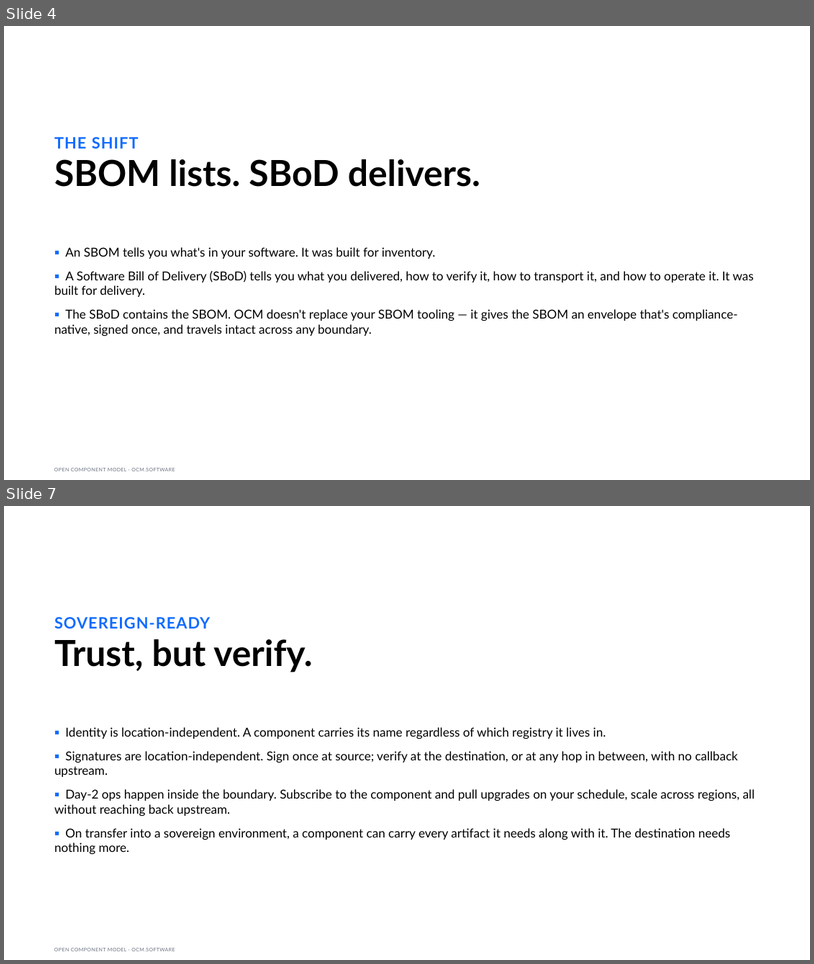
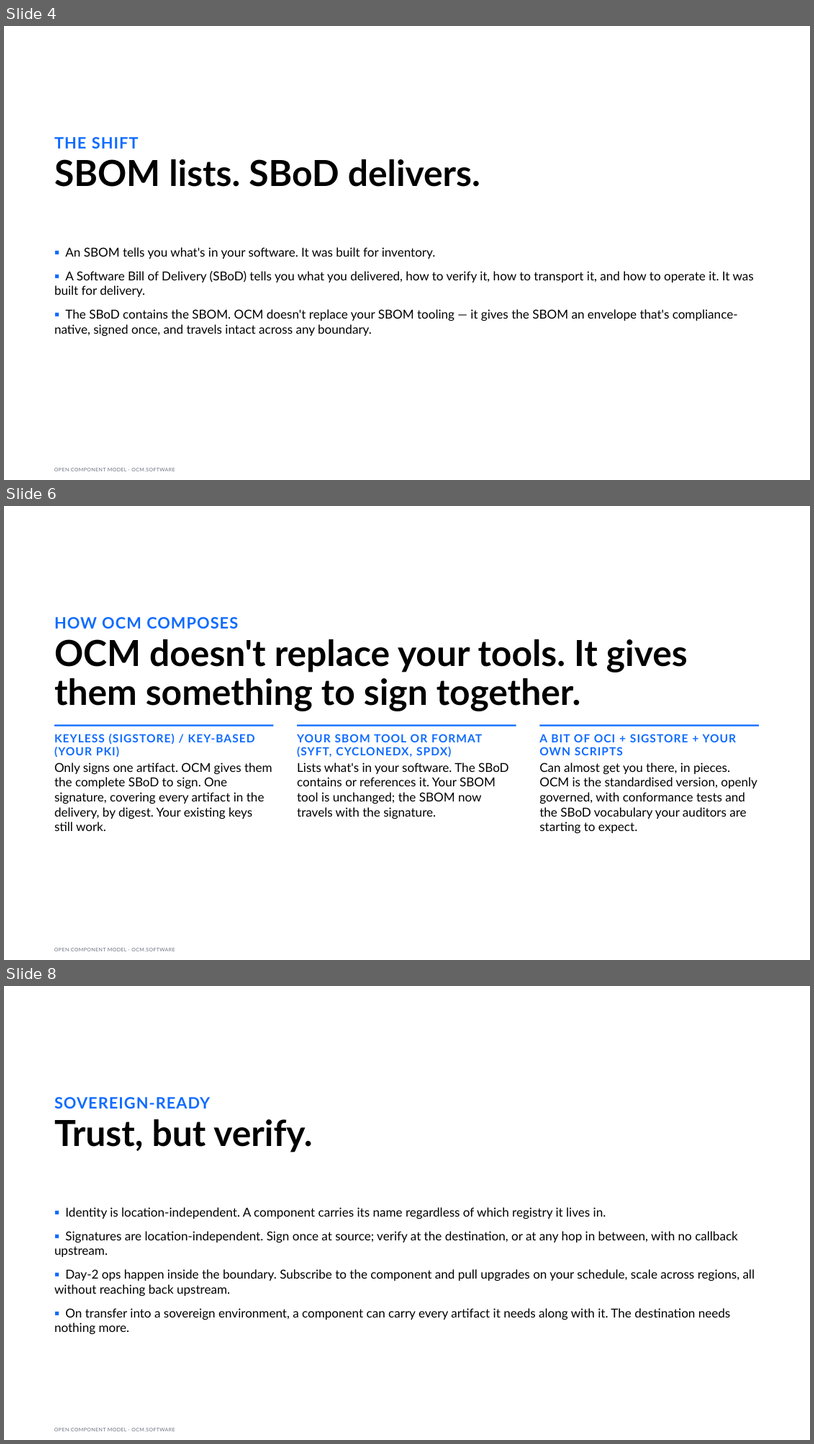
Before and after one commit to morri-son/open-component-model, a slide deck: docs/community/marketing/decks/exec-phase1/OCM-Sovereign-Delivery-Exec.pptx. Shown one above the other, each under a label of ours: slides 4 and 7 before the commit, slides 4, 6 and 8 after it; the slides between them are not shown. The pictures are 814x964 and 814x1444 pixels, drawn with LibreOffice and Linux fonts; fonts in the diff are those of the drawing. Boxes give left, top, right and bottom in pixels: in the first picture for what was removed or moved away, otherwise in the second. Text is boxed around its words. In the diff, an @@ line names an element or a change of style, - is before the commit and + after.

```diff
--- a/docs/community/marketing/decks/exec-phase1/OCM-Sovereign-Delivery-Exec.pptx
+++ b/docs/community/marketing/decks/exec-phase1/OCM-Sovereign-Delivery-Exec.pptx
@@ slide 6 added at box(4, 506, 810, 960), background #FFFFFF; not listed: 1 template element that a slide beside it also shows @@
@@ text added at box(54, 617, 238, 628), 28 pt, text #0F6BFF, bold @@
+HOW OCM COMPOSES
@@ title added at box(54, 639, 688, 711), 64 pt, text #000000, bold @@
+OCM doesn't replace your tools. It gives them something to sign together.
@@ rectangle added at box(54, 725, 274, 726), fill #0F6BFF @@
@@ text added at box(54, 734, 255, 757), 20 pt, text #0F6BFF, bold @@
+KEYLESS (SIGSTORE) / KEY-BASED (YOUR PKI)
@@ rectangle added at box(297, 725, 517, 726), fill #0F6BFF @@
@@ text added at box(297, 734, 482, 757), 20 pt, text #0F6BFF, bold @@
+YOUR SBOM TOOL OR FORMAT (SYFT, CYCLONEDX, SPDX)
@@ rectangle added at box(540, 725, 759, 726), fill #0F6BFF @@
@@ text added at box(540, 734, 737, 755), 20 pt, text #0F6BFF, bold @@
+A BIT OF OCI + SIGSTORE + YOUR OWN SCRIPTS
@@ text added at box(54, 762, 273, 831), 22 pt, text #000000 @@
+Only signs one artifact. OCM gives them the complete SBoD to sign. One signature, covering every artifact in the delivery, by digest. Your existing keys still work.
@@ text added at box(297, 762, 509, 818), 22 pt, text #000000 @@
+Lists what's in your software. The SBoD contains or references it. Your SBOM tool is unchanged; the SBOM now travels with the signature.
@@ text added at box(540, 762, 758, 833), 22 pt, text #000000 @@
+Can almost get you there, in pieces. OCM is the standardised version, openly governed, with conformance tests and the SBoD vocabulary your auditors are starting to expect.
@@ what was slide 7 is now slide 8 @@
```
Also in this commit, not shown: 6 slides changed, 2 other slides added, 2 slides removed, 20 other files.
